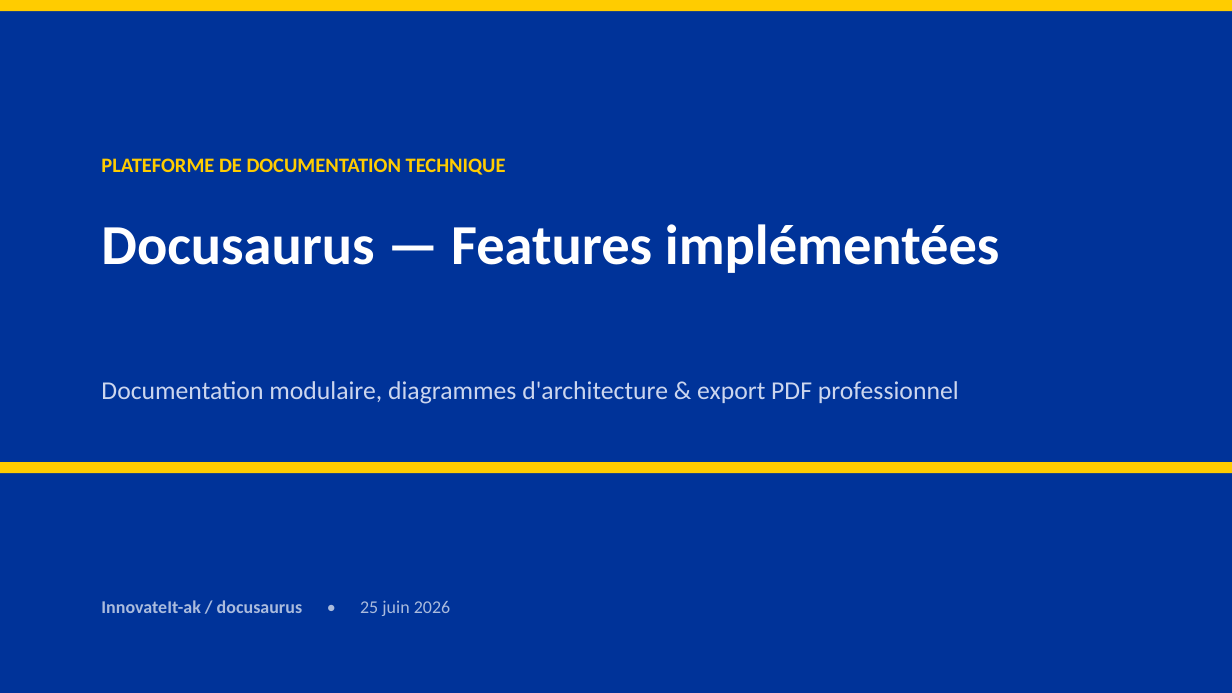
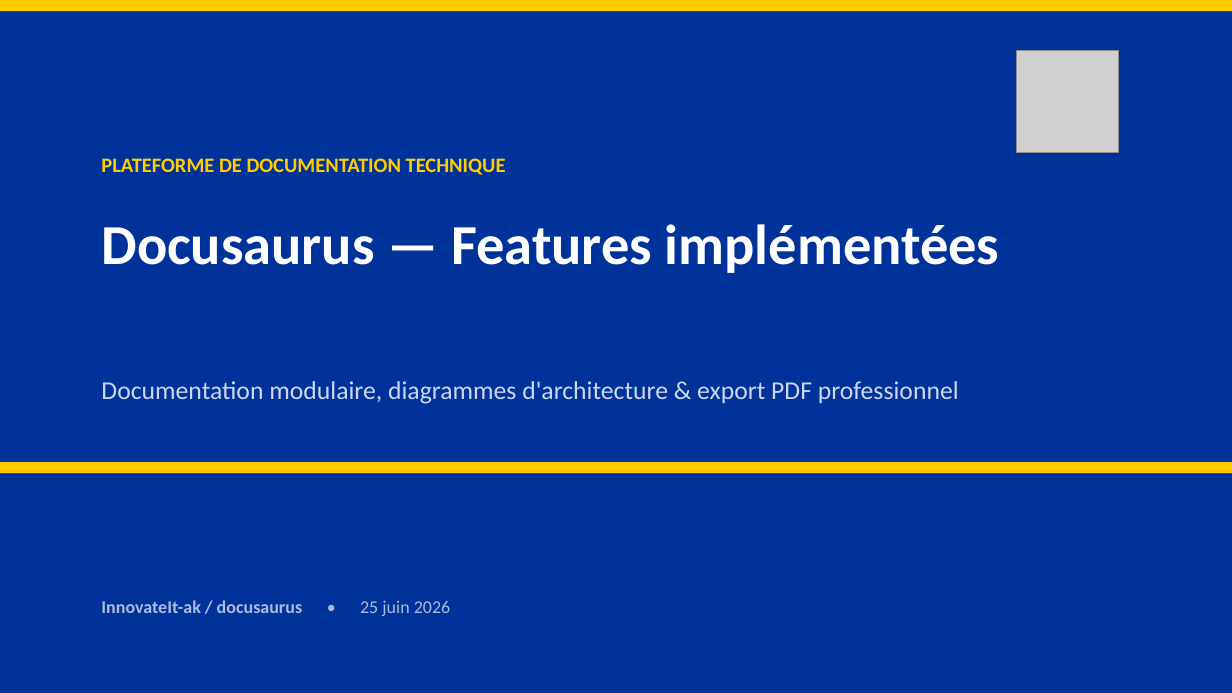
Before and after one commit to InnovateIt-ak/docusaurus, a slide deck: slide 1 of features-implementees.pptx. Drawn at 1232x693 pixels with LibreOffice and Linux fonts; fonts in the diff are those of the drawing; grey boxes stand for pictures. Boxes give left, top, right and bottom in pixels: in the first picture for what was removed or moved away, otherwise in the second. Text is boxed around its words. In the diff, an @@ line names an element or a change of style, - is before the commit and + after.

```diff
--- a/features-implementees.pptx
+++ b/features-implementees.pptx
@@ picture added at (x1=1017, y1=51, x2=1118, y2=152) @@
```
Also in this commit, not shown: 4 other files.
